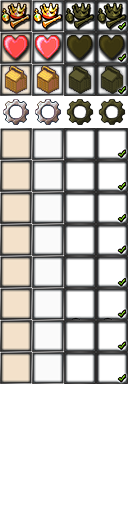
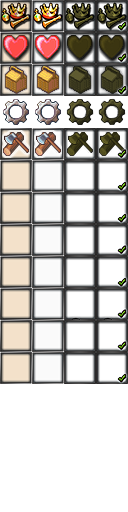
Layers edited between the first and the second (128, 512) image:
painted on "FG" over [2, 130, 125, 158]
added layer "Forester_Yellow" (multiply) above "Forester" over [67, 132, 125, 156]
added layer "Forester" above "Settings_Yellow" over [2, 130, 125, 158]
painted on "Alms" over [2, 130, 125, 158]
painted on "Reputation" over [2, 130, 125, 158]
painted on "BG" over [2, 130, 125, 158]
